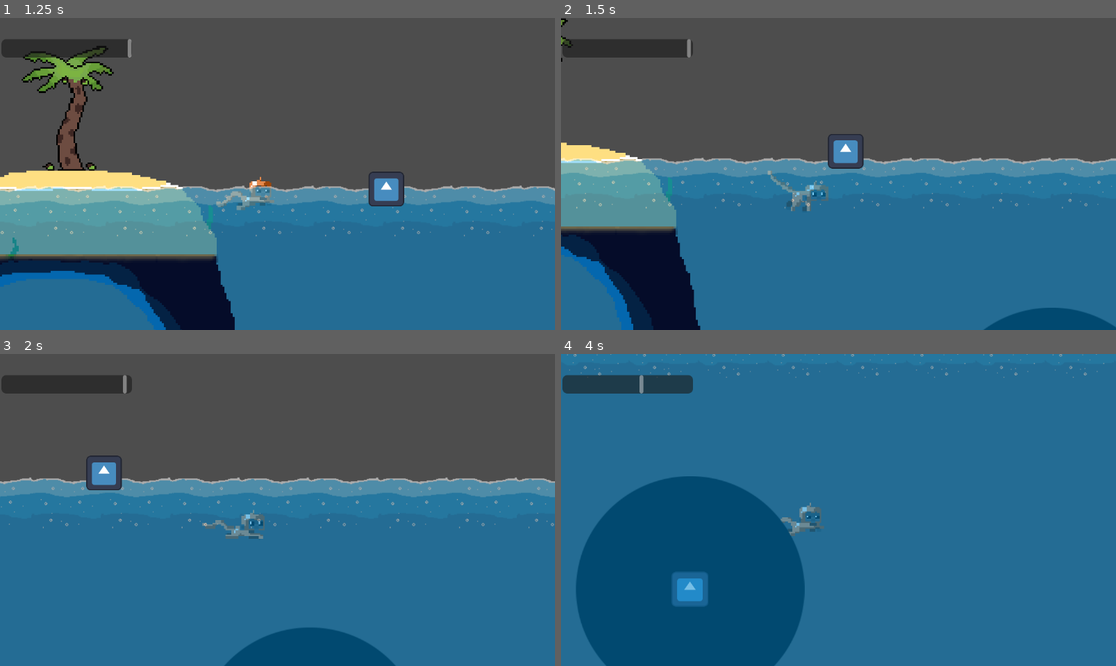
Above: before the commit, frames 1-4 (two rows, left to right).
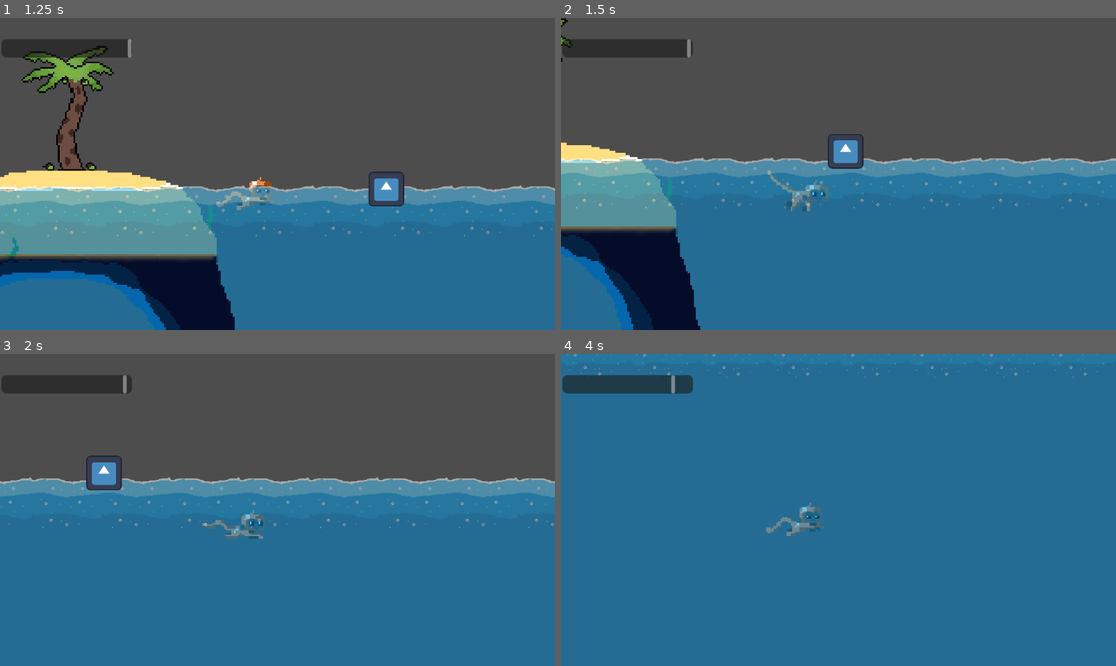
Above: after the commit, the same moments.

Repository: CYPUT3R/OceanSurvivorGame
Game: Godot game, scene res://Scenes/main_game.tscn
Two runs of this game, one before a commit and one after it. Both use one fixed random seed, a clock stepped at 60 frames per second and the inputs below. The engine's default icon, where the game draws it, is replaced by a stand-in: a white triangle on a blue panel in a dark square.
Inputs:
- Up to frame 1 (1.25 s): tap Enter (ui_accept) at 0.5, 0.77 s; hold Right (ui_right) from 0.53 s (still down)
- Up to frame 2 (1.5 s): keep holding Right (ui_right)
- Up to frame 3 (2 s): keep holding Right (ui_right); tap Enter (ui_accept) at 1.52 s
- Up to frame 4 (4 s): release Right (ui_right) at 2.03 s; hold Left (ui_left) 2.03-2.78 s; hold Right (ui_right) from 2.78 s (still down); tap Enter (ui_accept) at 3.02, 3.77 s

Frame 1 is identical in both runs. In frame 2, 1.2% of the frame differs, in the area x 76-100%, y 92-100%; in frame 3, 2.6%; in frame 4, 21%, in the area x 2-44%, y 6-100%.

Commit message:
final jellyfish update for now

Diff:
--- a/Scenes/main_game.tscn
+++ b/Scenes/main_game.tscn
@@ -14,10 +14,10 @@
 position = Vector2(1765, 268)
 
 [node name="jellyfish2" parent="." instance=ExtResource("6_m4vep")]
-position = Vector2(2147, 1143)
+position = Vector2(1733, 1514)
 
 [node name="jellyfish" parent="." instance=ExtResource("6_m4vep")]
-position = Vector2(2436, 779)
+position = Vector2(1625, 1126)
 
 [node name="Level" parent="." instance=ExtResource("1_rbt25")]
 position = Vector2(0, -64)
--- a/Scripts/player.gd
+++ b/Scripts/player.gd
@@ -10,9 +10,7 @@
 @export var swim_speed : float = 500
 @export var max_speed : float = 10000
 
-
 var time = 0
-
 
 # Get the gravity from the project settings to be synced with RigidBody nodes.
 var gravity = ProjectSettings.get_setting("physics/2d/default_gravity")
--- a/cave.tscn
+++ b/cave.tscn
@@ -8,7 +8,6 @@
 texture = ExtResource("1_ebrni")
 
 [node name="StaticBody2D" type="StaticBody2D" parent="."]
-collision_layer = 16
 
 [node name="CollisionPolygon2D2" type="CollisionPolygon2D" parent="StaticBody2D"]
 polygon = PackedVector2Array(127.857, 225.714, 131.786, 250.357, 20.7143, 248.929, 65.7143, 229.286, 97.8571, 227.857)
